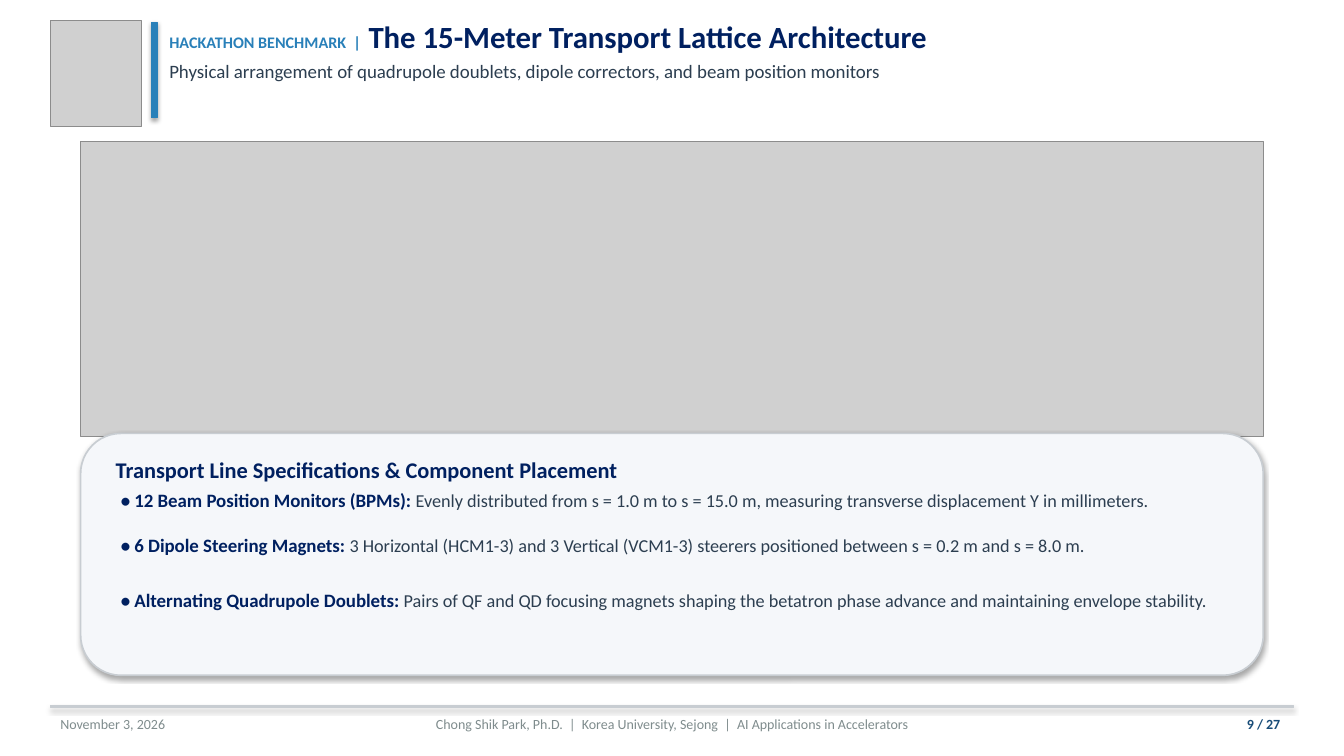
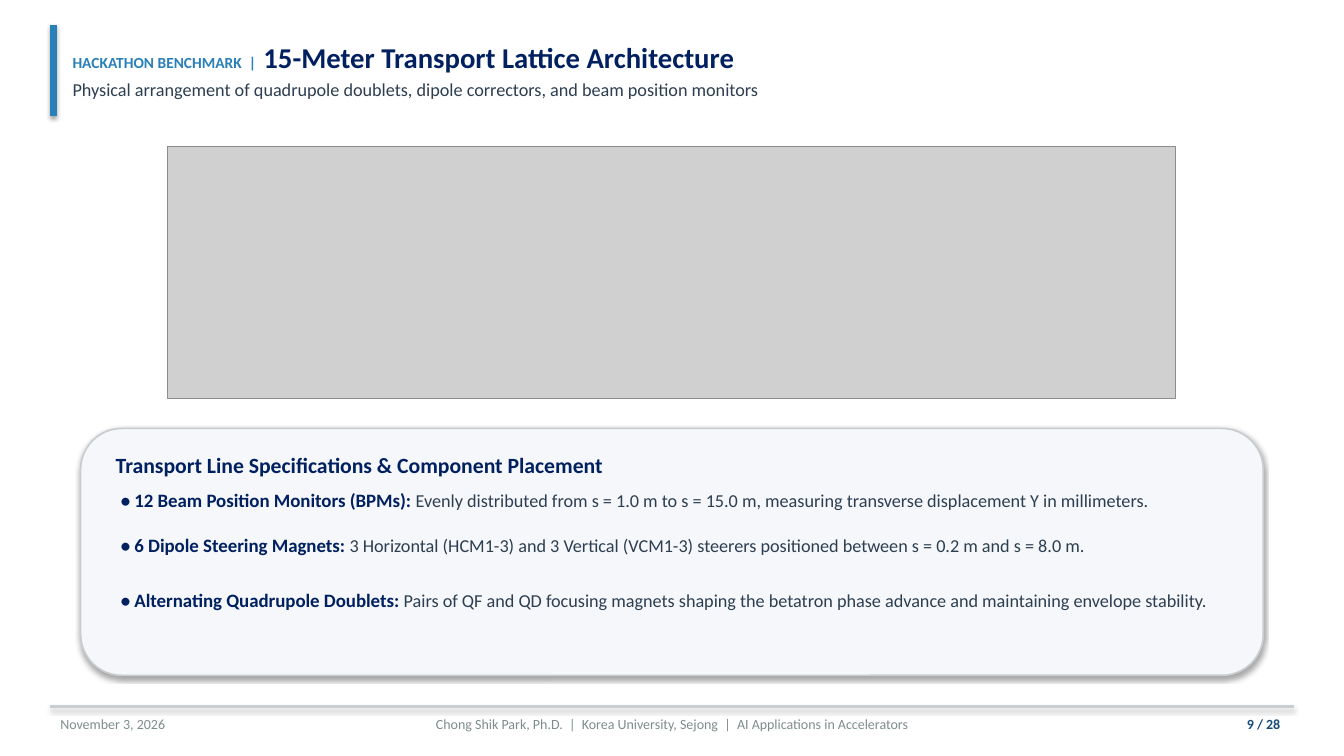
Before and after one commit to cspark7701/ai4acc-mini-hackathon, a slide deck: slide 9 of presentations/Lecture_1_AI_ML_Foundations_and_Control.pptx. Drawn at 1344x756 pixels with LibreOffice and Linux fonts; fonts in the diff are those of the drawing; grey boxes stand for pictures. Boxes give left, top, right and bottom in pixels: in the first picture for what was removed or moved away, otherwise in the second. Text is boxed around its words. In the diff, an @@ line names an element or a change of style, - is before the commit and + after.

Commit message:
Refine Lecture 1 presentation layout, typography, and content
Implement six presentation design enhancements requested by user. Adjust title slide font size to fit on a single unwrapped line and scale the Korea University logo to 0.95 inches. Vertically center slide titles and subtitles with the blue accent bar, shortening titles to prevent line wrapping across all slides. Add dedicated slides explaining all major activation functions (ReLU, Leaky ReLU, GELU, Sigmoid, Tanh, Linear) and optimization algorithms (SGD, Momentum, AdaGrad, RMSProp, Adam, AdamW, L-BFGS-B). Resize and position MLP, RL, and trajectory schematics with clean margins to eliminate text box overlap. Format the Tested Benchmark Leaderboard as a structured 7-column table with zero text wrapping. Recompile 28-page PDF presentation via pdflatex.

Files:
 M  presentations/Lecture_1_AI_ML_Foundations_and_Control.pdf
 M  presentations/Lecture_1_AI_ML_Foundations_and_Control.pptx
 M  presentations/Lecture_1_AI_ML_Foundations_and_Control.tex
 M  scripts/build_lecture_1_pptx.py

```diff
--- a/presentations/Lecture_1_AI_ML_Foundations_and_Control.pptx
+++ b/presentations/Lecture_1_AI_ML_Foundations_and_Control.pptx
@@ rectangle resized from (x1=151, y1=22, x2=157, y2=118) to (x1=50, y1=25, x2=56, y2=116) @@
@@ picture removed at (x1=50, y1=20, x2=141, y2=126) @@
@@ text "HACKATHON BENCHMARK | 15-Meter Transport ..." moved from (x1=169, y1=26, x2=927, y2=82) to (x1=73, y1=48, x2=758, y2=99) @@
@@ text "HACKATHON BENCHMARK | 15-Meter Transport ..." at (x1=73, y1=48, x2=758, y2=99): vertical alignment top to middle @@
@@ text at (x1=73, y1=48, x2=734, y2=73): text changed; size 22 to 20.5 pt @@
-HACKATHON BENCHMARK | The 15-Meter Transport Lattice Architecture
+HACKATHON BENCHMARK | 15-Meter Transport Lattice Architecture
@@ text at (x1=73, y1=83, x2=758, y2=99): size 13.5 to 13 pt in "Physical arrangement of quadrupole doublets, dipole correcto ..." @@
@@ picture resized from (x1=81, y1=141, x2=1263, y2=437) to (x1=167, y1=146, x2=1176, y2=398) @@
@@ rounded rectangle resized from (x1=81, y1=434, x2=1263, y2=676) to (x1=81, y1=429, x2=1263, y2=676) @@
@@ text "Transport Line Specifications & Component ..." at (x1=116, y1=457, x2=603, y2=477): size 16 to 15.5 pt @@
@@ text at (x1=1247, y1=719, x2=1280, y2=729): text changed @@
-9 / 27
+9 / 28
```
Also in this commit, not shown: 25 other slides changed, 2 slides added, 1 slide removed, 3 other files.
